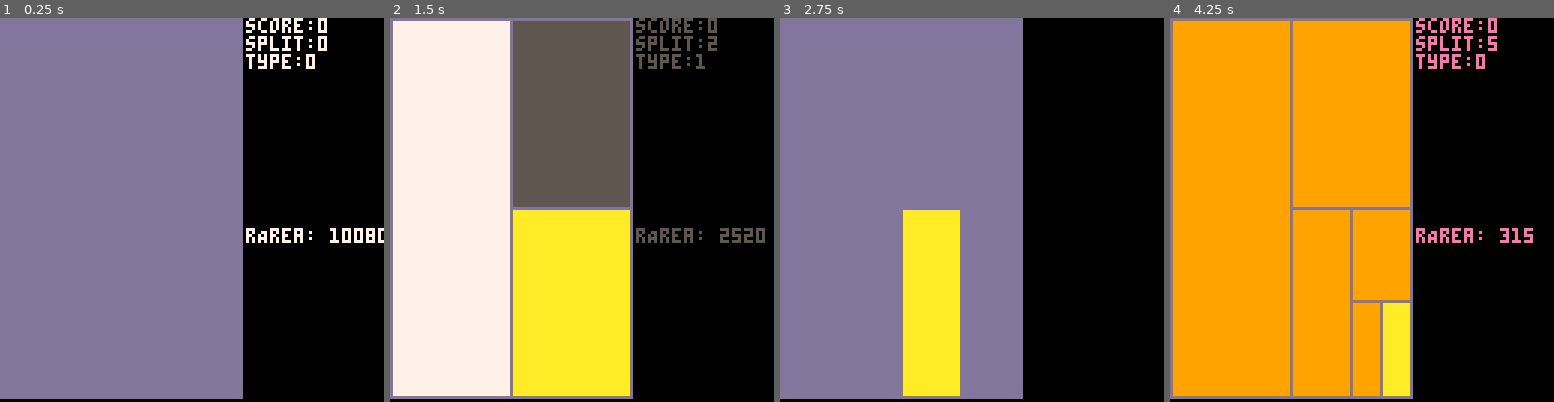
Above: before the commit, frames 1-4 (left to right).
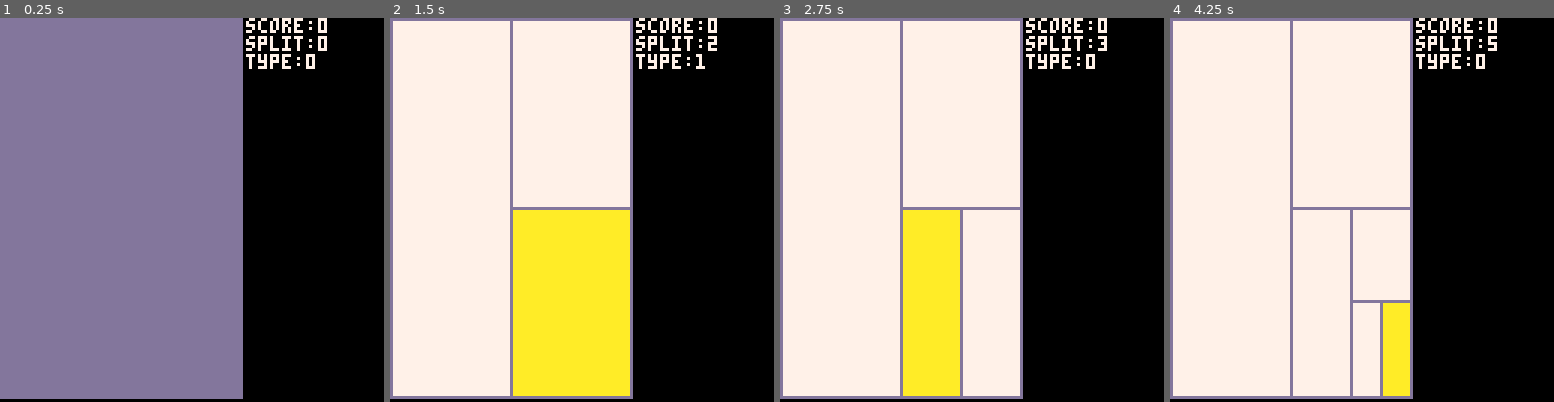
Above: after the commit, the same moments.

Repository: kelvinq/p8spl-t
Game: PICO-8 cartridge p8spl-t.p8
Two runs of this game, one before a commit and one after it. Both use one fixed random seed, a clock stepped at 60 frames per second and the inputs below.
Inputs:
- Up to frame 1 (0.25 s): no input
- Up to frame 2 (1.5 s): tap X (X key) at 0.33, 1.07 s; tap O (Z key) at 0.7 s
- Up to frame 3 (2.75 s): hold Right 1.6-2.1 s; tap O (Z key) at 1.7, 2.1, 2.5 s; tap X (X key) at 1.85 s; hold Up 2.15-2.42 s; hold Right from 2.47 s (still down)
- Up to frame 4 (4.25 s): tap O (Z key) every 0.4 s from 2.9 to 4.1 s; tap X (X key) at 2.97, 4.08 s; release Right at 3.03 s; hold Left 3.08-3.58 s; hold Down 3.63-3.97 s; hold Right from 4.02 s (still down)

The runs differ from the first frame. In frame 1, 0.7% of the frame differs, in the area x 64-100%, y 54-59%; in frame 2, 16%; in frame 3, 53%; in frame 4, 58%, in the area x 0-95%, y 0-99%.

Commit message:
Very problematic implementation of rectangles falling when split count of qualified rectangles reaches zero.

Diff:
--- a/p8spl-t.p8
+++ b/p8spl-t.p8
@@ -51,7 +51,7 @@
 end
 
 function attemptSplit(selectedRect)
-    if selectedRect.area>minArea then
+    if (((selectedRect.y2 - selectedRect.y1)>2*minHeight)and((selectedRect.x2 - selectedRect.x1)>2*minWidth)) then
         if (countSplit%2>0) typeSplit=1
         if (countSplit%2==0) typeSplit=0
         splitRect(selectedRect, typeSplit)
@@ -78,13 +78,13 @@
     end
     allRectDistances={}
     for i in all(allRects) do
-        if ((direction=="right") and (i.midpoint.x>selectedRect.midpoint.x) and get_key_for_value(allRects,selectedRect)~=get_key_for_value(allRects,i)) add(allRectDistances, getDistance(selectedRect, i)) circfill(i.midpoint.x,i.midpoint.y,1,8)
-
-        if ((direction=="left") and (i.midpoint.x<selectedRect.midpoint.x) and get_key_for_value(allRects,selectedRect)~=get_key_for_value(allRects,i)) add(allRectDistances, getDistance(selectedRect, i)) circfill(i.midpoint.x,i.midpoint.y,1,8)
-
-        if ((direction=="up") and (i.midpoint.y<selectedRect.midpoint.y) and get_key_for_value(allRects,selectedRect)~=get_key_for_value(allRects,i)) add(allRectDistances, getDistance(selectedRect, i)) circfill(i.midpoint.x,i.midpoint.y,1,8)
-
-        if ((direction=="down") and (i.midpoint.y>selectedRect.midpoint.y) and get_key_for_value(allRects,selectedRect)~=get_key_for_value(allRects,i)) add(allRectDistances, getDistance(selectedRect, i)) circfill(i.midpoint.x,i.midpoint.y,1,8)
+        if ((direction=="right") and (i.midpoint.x>selectedRect.midpoint.x) and get_key_for_value(allRects,selectedRect)~=get_key_for_value(allRects,i)) add(allRectDistances, getDistance(selectedRect, i))
+
+        if ((direction=="left") and (i.midpoint.x<selectedRect.midpoint.x) and get_key_for_value(allRects,selectedRect)~=get_key_for_value(allRects,i)) add(allRectDistances, getDistance(selectedRect, i))
+
+        if ((direction=="up") and (i.midpoint.y<selectedRect.midpoint.y) and get_key_for_value(allRects,selectedRect)~=get_key_for_value(allRects,i)) add(allRectDistances, getDistance(selectedRect, i))
+
+        if ((direction=="down") and (i.midpoint.y>selectedRect.midpoint.y) and get_key_for_value(allRects,selectedRect)~=get_key_for_value(allRects,i)) add(allRectDistances, getDistance(selectedRect, i))
     end
 
     if (count(allRectDistances)==0) then
@@ -95,24 +95,6 @@
         allRectDistances[1][2].fColor=selectColor
         selectedRect=allRectDistances[1][2]
     end
-end
-
-function _init()
-    qualRects={}
-    allRectDistances={{0,0}}
-    debug=1
-    countScore=0
-    countSplit=0
-    typeSplit=0 -- "1" is vertical. "0" is horizontal.
-    currentColor=7
-    selectColor=10
-    maxX=80
-    maxY=126
-    minArea=90
-    playSurfaceCol=13
-    allRects={}
-    -- Create first rect and add it to array.
-    add(allRects,createnewRect(0,0,maxX,maxY,playSurfaceCol,playSurfaceCol))
 end
 
 function findqualifiedRects(allRects)
@@ -144,8 +126,57 @@
     end
 end
 
+function bottomCheck(RectC)
+    local bottomIsClear=0
+    local bottomMatrix={}
+    local x1=RectC.x1+1
+    local x2=RectC.x2-1
+    local y1=RectC.y1
+    local y2=RectC.y2
+    local x9=x1
+    local xtemp=0
+    local ytemp=0
+    -- if (x2<x1) print("ouch") xtemp=x2 x2=x1 x1=xtemp ytemp=y2 y2=y1 y1=ytemp
+
+    while (x9<=x2) do
+        add(bottomMatrix,{x9,y2})
+        x9=x9+minWidth
+    end
+
+    for j in all(bottomMatrix) do
+        if (j[2]>=126) bottomIsClear+=1 return bottomIsClear
+        if (pget(j[1],j[2]+1)~=0) bottomIsClear+=1 return bottomIsClear
+    end
+
+    return bottomIsClear
+end
+
+function _init()
+    gravity=0.5
+    qualRects={}
+    allRectDistances={{0,0}}
+    debug=1
+    countScore=0
+    countSplit=0
+    typeSplit=0 -- "1" is vertical. "0" is horizontal.
+    currentColor=7
+    selectColor=10
+    maxX=80
+    maxY=126
+    -- minArea=90
+    minWidth=3
+    minHeight=2
+    playSurfaceCol=13
+    allRects={}
+    -- Create first rect and add it to array.
+    add(allRects,createnewRect(0,0,maxX,maxY,playSurfaceCol,playSurfaceCol))
+end
 
 function _update()
+
+    for i in all(allRects) do
+        if (bottomCheck(i)==0) i.y1=i.y1+1*gravity i.y2=i.y2+1*gravity
+    end
 
     if btnp(➡️) then
         directionOps("right")
@@ -163,7 +194,7 @@
         directionOps("down")
     end
 
-    if (btnp(4)) currentColor=flr(rnd(15))
+    -- if (btnp(4)) currentColor=flr(rnd(15))
 
     if (btnp(5)) attemptSplit(selectedRect) selectedRect=allRects[count(allRects)] selectedRect.fColor=selectColor findqualifiedRects(allRects) doeachturn()
 
@@ -184,11 +215,11 @@
         drawnewRect(i[2])
         drawnewRect(i[3])
         drawnewRect(i[4])
-        i[1].fColor=flr(rnd(15))
-        i[2].fColor=flr(rnd(15))
-        i[3].fColor=flr(rnd(15))
-        i[4].fColor=flr(rnd(15))
-        print(i.splitsLeft,i[1].midpoint.x,i[1].midpoint.y,7)
+        i[1].fColor=11
+        i[2].fColor=11
+        i[3].fColor=11
+        i[4].fColor=11
+        print(i.splitsLeft,(max(max(i[1].midpoint.x,i[2].midpoint.x),i[3].midpoint.x)-min(min(i[1].midpoint.x,i[2].midpoint.x)-3,i[3].midpoint.x))/2+min(min(i[1].midpoint.x,i[2].midpoint.x),i[3].midpoint.x),min(min(i[1].y2,i[2].y2),i[3].y2)-3,7)
     end
 
     print("score:"..countScore, maxX+2, 0,currentColor)
@@ -196,7 +227,7 @@
     print("type:"..typeSplit, maxX+2, 12,currentColor)
 
     if debug==1 then
-        print("rArea: "..selectedRect.area, maxX+2, 70,currentColor)
+        -- print("rArea: "..selectedRect.area, maxX+2, 70,currentColor)
         -- print("sRect: "..get_key_for_value(allRects,selectedRect), maxX+2, 70,currentColor)
         -- print("rectC: "..count(allRects), maxX+2, 64,currentColor)
         -- print("qRect: "..count(qualRects), maxX+2, 76,currentColor)
